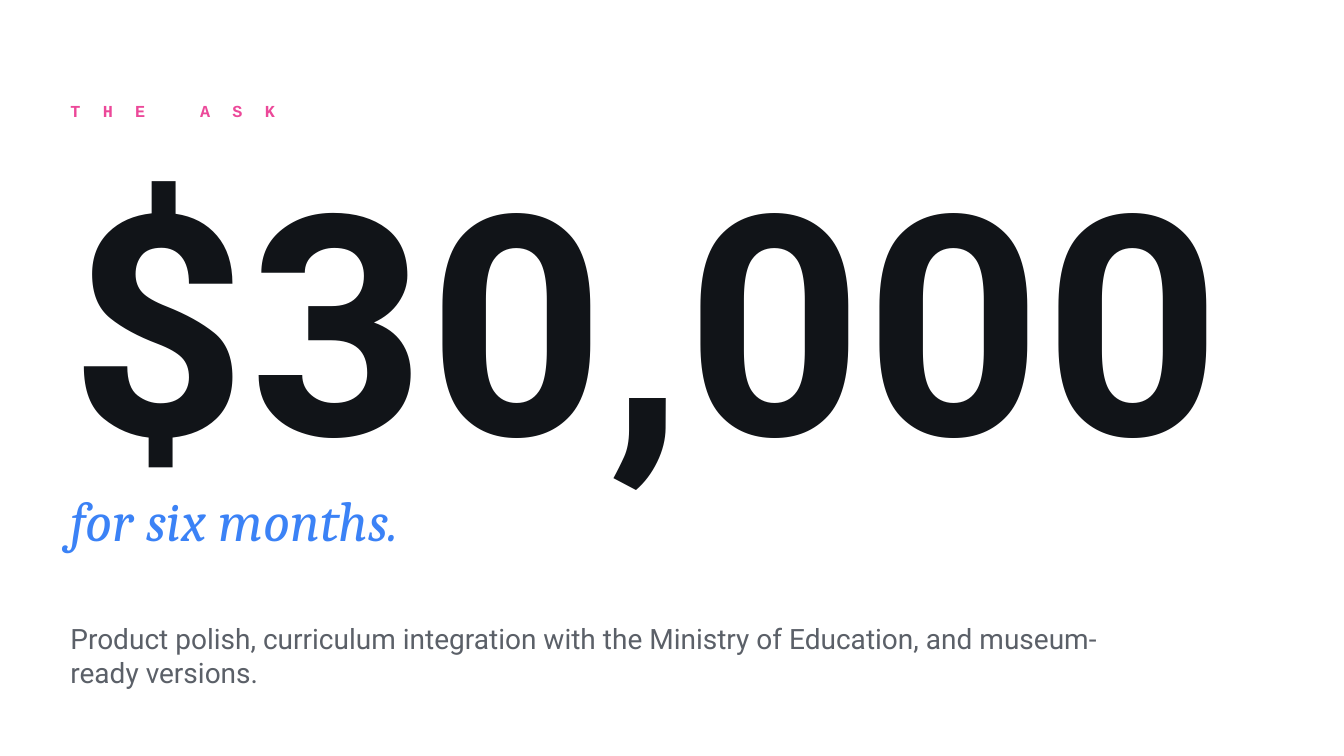
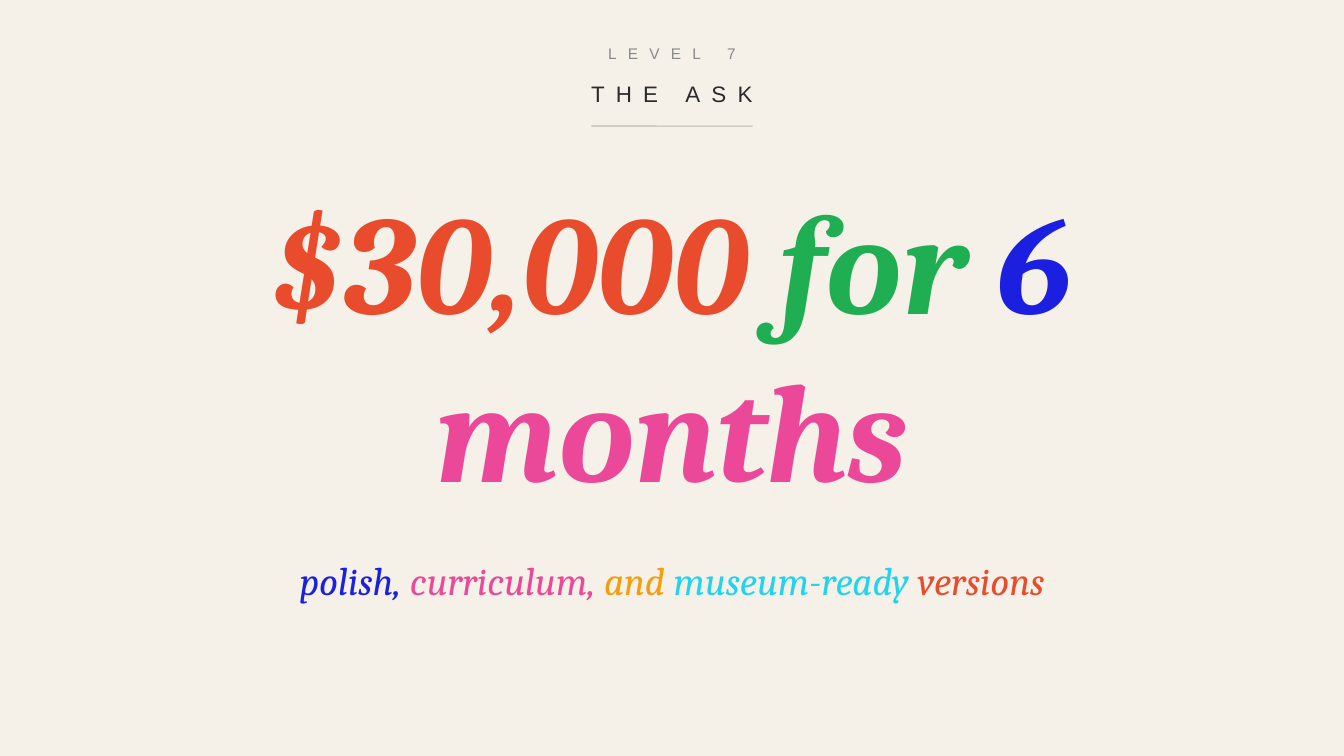
Before and after one commit to timateus/aral3d, a slide deck: slide 8 of public/aral3d-presentation.pptx. Drawn at 1344x756 pixels with LibreOffice and Linux fonts; fonts in the diff are those of the drawing. Boxes give left, top, right and bottom in pixels: in the first picture for what was removed or moved away, otherwise in the second. Text is boxed around its words. In the diff, an @@ line names an element or a change of style, - is before the commit and + after.

```diff
--- a/public/aral3d-presentation.pptx
+++ b/public/aral3d-presentation.pptx
@@ background #FFFFFF to #F5F0E8 @@
@@ text added at (727,48,736,59), 11 pt, text #8A8A8A @@
+LEVEL 7
@@ text "THE ASK": place and size @@
-text "THE ASK" at (60,91,1270,131)
+text "THE ASK" at (0,71,1344,116)
@@ text "THE ASK" at (0,71,1344,116): size 12 to 16 pt, font Courier New to Arial, text colour #EC4899 to #2B2B2B, letter spacing 16 to 8 pt, bold off; alignment left to centre @@
@@ line added from (592, 126) to (753, 126), #BFB9AE 0.75 pt @@
@@ text at (273,210,1071,483): text changed; size 220 to 100 pt; font Roboto to Cambria; text colour #111418 to #E84C2C; italic on @@
-$30,000
+$30,000 for 6 months
@@ text removed at (70,502,399,553) @@
-for six months.
@@ text at (300,567,1045,604): text changed; size 20 to 28 pt; font Roboto to Cambria; text colour #5B6068 to #22D3EE; italic on @@
-Product polish, curriculum integration with the Ministry of Education, and museum-ready versions.
+polish, curriculum, and museum-ready versions
```
Also in this commit, not shown: 11 other slides changed, 3 slides added, 3 slides removed.
